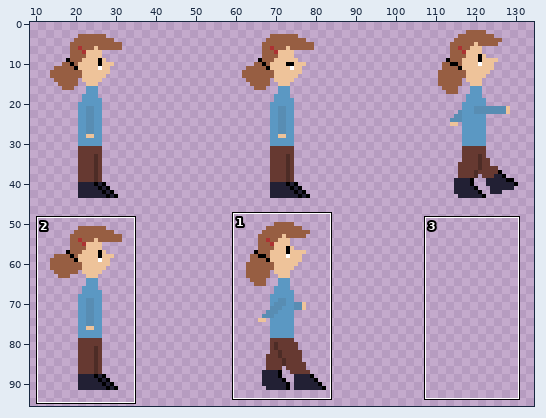
A sprite sheet gets an edit: scenes/characters/alicia/alicia_adulta.png. The picture above shows the old version from afar; the outline marks the close-up.
Close-up. As it was:
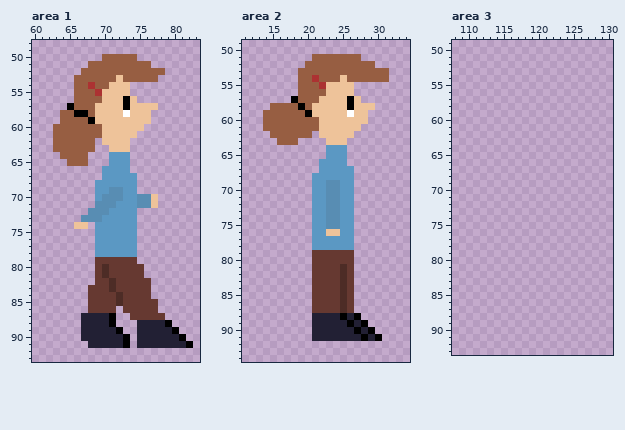
The file is 720x480 pixels, drawn in blocks of 5x5; one block is one cell here. Shown: area 1: x 60..83, y 48..93; area 2: x 11..34, y 49..94; area 3: x 108..130, y 49..93. The wide view leaves out empty margins. The commit also changed other parts of the picture, which this record leaves out.
The result:
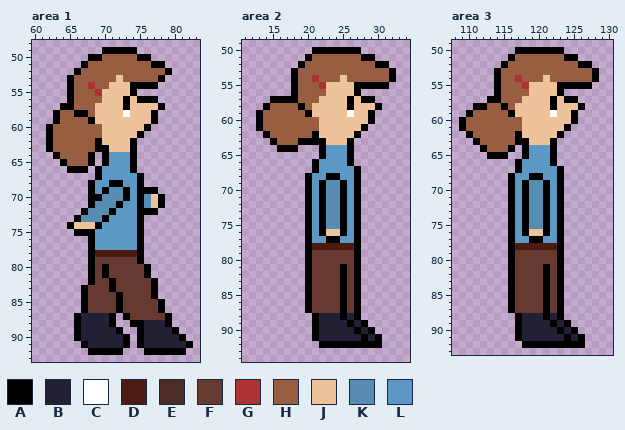
Palette (. is transparent): A #000000  B #222034  C #ffffff  D #4c1a11  E #4d2c26  F #663931  G #ac3232  H #975e42  J #eec39a  K #588db3  L #5b98c3
Changes in this commit:
--- area 1
@@ x 60..83 @@
 48 ........................
-49 ........................
-50 ..........HHHHH.........
-51 ........HHHHHHHHH.......
-52 .......HHHHHHHHHHHH.....
-53 ......HHHHHHJHHHHH......
-54 ......HHGHHJJJ..........
-55 ......HHHGJJJJ..........
-56 ......HHHHJJJAJ.........
-57 .....AHHHJJJJAJJJJ......
-58 ....HHAAHJJJJCJJJ.......
-59 ....HHHHAJJJJJJJJ.......
-60 ...HHHHHHHJJJJJJ........
-61 ...HHHHHHHJJJJJ.........
-62 ...HHHHHH.JJJJ..........
-63 ...HHHHHH..JJJ..........
-64 ....HHHH...LLL..........
-65 .....HHH...LLL..........
-66 ..........LLLL..........
-67 ..........LLLLL.........
-68 .........LLLLLL.........
-69 .........LLKKLL.........
-70 .........LKKKLLKKJ......
-71 .........KKKLLLKKJ......
-72 ........KKKLLLL.........
-73 .......KKKLLLLL.........
-74 ......JJ.LLLLLL.........
-75 .........LLLLLL.........
-76 .........LLLLLL.........
-77 .........LLLLLL.........
-78 .........LLLLLL.........
-79 .........FFFFFF.........
-80 .........FEFFFFF........
-81 .........FEFFFFF........
-82 .........FFEFFFFF.......
-83 ........FFFEFFFFF.......
-84 ........FFFFEFFFF.......
-85 ........FFFFEFFFFF......
-86 ........FFFF.FFFFF......
-87 .......BBBBA..FFFFF.....
-88 .......BBBBA...BBBBA....
-89 .......BBBBBA..BBBBBA...
-90 .......BBBBBBA.BBBBBBA..
-91 ........BBBBBA.BBBBBBBA.
-92 ........................
+49 ..........AAAAA.........
+50 ........AAHHHHHAA.......
+51 .......AHHHHHHHHHAA.....
+52 ......AHHHHHHHHHHHHA....
+53 .....AHHHHHHJHHHHHA.....
+54 .....AHHGHHJJJAAAA......
+55 .....AHHHGJJJJA.........
+56 .....AHHHHJJJAJAAA......
+57 ....AAHHHJJJJAJJJJA.....
+58 ...AHHAAHJJJJCJJJA......
+59 ...AHHHHAJJJJJJJJA......
+60 ..AHHHHHHHJJJJJJA.......
+61 ..AHHHHHHHJJJJJA........
+62 ..AHHHHHHAJJJJA.........
+63 ..AHHHHHHAAJJJA.........
+64 ...AHHHHA.ALLLA.........
+65 ....AHHHA.ALLLA.........
+66 .....AAA.ALLLLA.........
+67 .........ALLLLLA........
+68 ........ALLAALLA........
+69 ........ALAKKALAAA......
+70 ........AAKKKALAKJA.....
+71 ........AKKKALLAKJA.....
+72 .......AKKKALLLAAA......
+73 ......AKKKALLLLA........
+74 .....AJJJALLLLLA........
+75 ......AAALLLLLLA........
+76 ........ALLLLLLA........
+77 ........ALLLLLLA........
+78 ........ADDDDDDA........
+79 ........AFFFFFFA........
+80 ........AFAFFFFFA.......
+81 ........AFAFFFFFA.......
+82 ........AFFAFFFFFA......
+83 .......AFFFAFFFFFA......
+84 .......AFFFFAFFFFA......
+85 .......AFFFFAFFFFFA.....
+86 .......AFFFFAFFFFFA.....
+87 ......ABBBBA.AFFFFFA....
+88 ......ABBBBA..AABBBA....
+89 ......ABBBBBA..ABBBBA...
+90 ......ABBBBBBA.ABBBBBA..
+91 .......ABBBBBA.ABBBBBBA.
+92 ........AAAAA...AAAAAA..
 93 ........................
--- area 2
@@ x 11..34 @@
 49 ........................
-50 ........................
-51 ..........HHHHHHH.......
-52 .........HHHHHHHHHH.....
-53 ........HHHHHHHHHHHHH...
-54 ........HHGHHHJHHHHHH...
-55 ........HHHGJJJJ........
-56 ........HHHHJJJJ........
-57 .......AHHHJJJJAJ.......
-58 ....HHHHAHJJJJJAJJJ.....
-59 ...HHHHHHAJJJJJCJJ......
-60 ...HHHHHHHHJJJJJJJ......
-61 ...HHHHHHHHJJJJJJ.......
-62 ....HHHHHH.JJJJJ........
-63 .....HHH....JJJ.........
-64 ............LLL.........
-65 ............LLL.........
-66 ...........LLLL.........
-67 ...........LLLLL........
-68 ..........LLLLLL........
-69 ..........LLKKLL........
-70 ..........LLKKLL........
-71 ..........LLKKLL........
-72 ..........LLKKLL........
-73 ..........LLKKLL........
-74 ..........LLKKLL........
-75 ..........LLKKLL........
-76 ..........LLJJLL........
-77 ..........LLLLLL........
-78 ..........LLLLLL........
-79 ..........FFFFFF........
-80 ..........FFFFFF........
-81 ..........FFFFEF........
-82 ..........FFFFEF........
-83 ..........FFFFEF........
-84 ..........FFFFEF........
-85 ..........FFFFEF........
-86 ..........FFFFEF........
-87 ..........FFFFEF........
-88 ..........BBBBABA.......
-89 ..........BBBBBABA......
-90 ..........BBBBBBABA.....
-91 ..........BBBBBBBABA....
-92 ........................
+50 ..........AAAAAAA.......
+51 .........AHHHHHHHAA.....
+52 ........AHHHHHHHHHHAA...
+53 .......AHHHHHHHHHHHHHA..
+54 .......AHHGHHHJHHHHHHA..
+55 .......AHHHGJJJJAAAAA...
+56 .......AHHHHJJJJA.......
+57 ....AAAAHHHJJJJAJAA.....
+58 ...AHHHHAHJJJJJAJJJA....
+59 ..AHHHHHHAJJJJJCJJA.....
+60 ..AHHHHHHHHJJJJJJJA.....
+61 ..AHHHHHHHHJJJJJJA......
+62 ...AHHHHHHAJJJJJA.......
+63 ....AHHHAAAAJJJA........
+64 .....AAA...ALLLA........
+65 ...........ALLLA........
+66 ..........ALLLLA........
+67 ..........ALLLLLA.......
+68 .........ALLAALLA.......
+69 .........ALAKKALA.......
+70 .........ALAKKALA.......
+71 .........ALAKKALA.......
+72 .........ALAKKALA.......
+73 .........ALAKKALA.......
+74 .........ALAKKALA.......
+75 .........ALAKKALA.......
+76 .........ALAJJALA.......
+77 .........ALLAALLA.......
+78 .........ADDDDDDA.......
+79 .........AFFFFFFA.......
+80 .........AFFFFFFA.......
+81 .........AFFFFAFA.......
+82 .........AFFFFAFA.......
+83 .........AFFFFAFA.......
+84 .........AFFFFAFA.......
+85 .........AFFFFAFA.......
+86 .........AFFFFAFA.......
+87 .........AFFFFAFA.......
+88 ..........ABBBABA.......
+89 ..........ABBBBABA......
+90 ..........ABBBBBABA.....
+91 ..........ABBBBBBABA....
+92 ...........AAAAAAAAA....
 93 ........................
--- area 3
@@ x 108..130 @@
 49 .......................
-50 .......................
-51 .......................
-52 .......................
-53 .......................
-54 .......................
-55 .......................
-56 .......................
-57 .......................
-58 .......................
-59 .......................
-60 .......................
-61 .......................
-62 .......................
-63 .......................
-64 .......................
-65 .......................
-66 .......................
-67 .......................
-68 .......................
-69 .......................
-70 .......................
-71 .......................
-72 .......................
-73 .......................
-74 .......................
-75 .......................
-76 .......................
-77 .......................
-78 .......................
-79 .......................
-80 .......................
-81 .......................
-82 .......................
-83 .......................
-84 .......................
-85 .......................
-86 .......................
-87 .......................
-88 .......................
-89 .......................
-90 .......................
-91 .......................
-92 .......................
+50 .........AAAAAAA.......
+51 ........AHHHHHHHAA.....
+52 .......AHHHHHHHHHHAA...
+53 ......AHHHHHHHHHHHHHA..
+54 ......AHHGHHHJHHHHHHA..
+55 ......AHHHGJJJJAAAAA...
+56 ......AHHHHJJJJA.......
+57 .....AAHHHJJJJAJAA.....
+58 ...AAHHAHJJJJJAJJJA....
+59 ..AHHHHHAJJJJJCJJA.....
+60 .AHHHHHHHHJJJJJJJA.....
+61 .AHHHHHHHHJJJJJJA......
+62 ..AHHHHHHAJJJJJA.......
+63 ...AHHHHHAAJJJA........
+64 ....AHHHA.ALLLA........
+65 .....AAA..ALLLA........
+66 .........ALLLLA........
+67 .........ALLLLLA.......
+68 ........ALLAALLA.......
+69 ........ALAKKALA.......
+70 ........ALAKKALA.......
+71 ........ALAKKALA.......
+72 ........ALAKKALA.......
+73 ........ALAKKALA.......
+74 ........ALAKKALA.......
+75 ........ALAKKALA.......
+76 ........ALAJJALA.......
+77 ........ALLAALLA.......
+78 ........ADDDDDDA.......
+79 ........AFFFFFFA.......
+80 ........AFFFFFFA.......
+81 ........AFFFFAFA.......
+82 ........AFFFFAFA.......
+83 ........AFFFFAFA.......
+84 ........AFFFFAFA.......
+85 ........AFFFFAFA.......
+86 ........AFFFFAFA.......
+87 ........AFFFFAFA.......
+88 .........ABBBABA.......
+89 .........ABBBBABA......
+90 .........ABBBBBABA.....
+91 .........ABBBBBBABA....
+92 ..........AAAAAAAAA....
 93 .......................
Changed places in both close-ups, as pixel boxes (x1, y1, x2, y2):
changed: (46, 47, 186, 355)
changed: (256, 47, 396, 348)
added: (459, 47, 599, 348)
